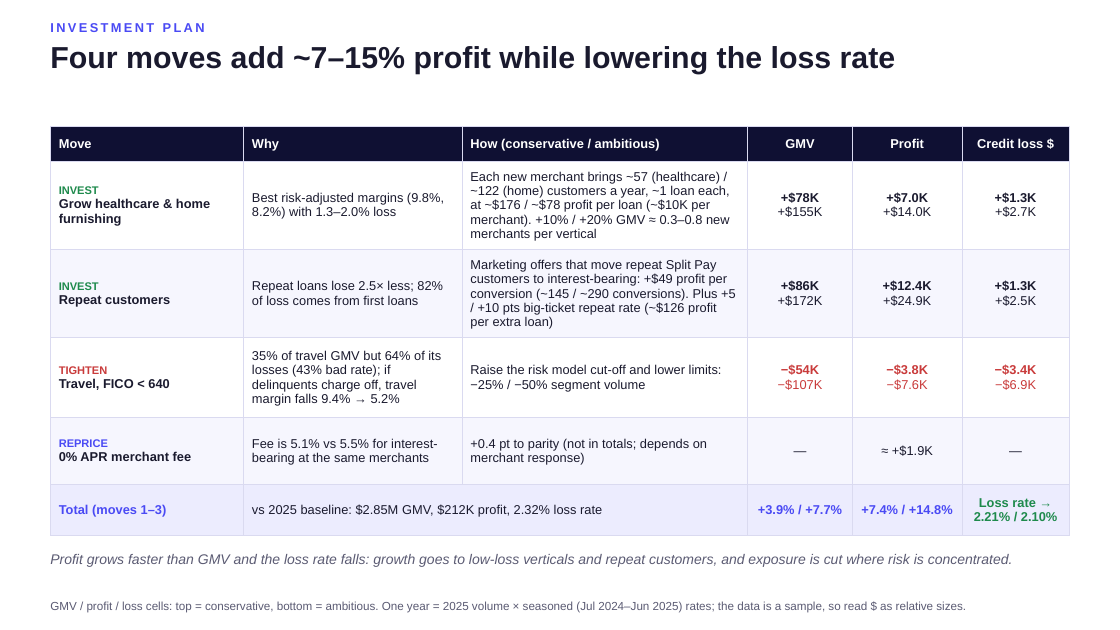
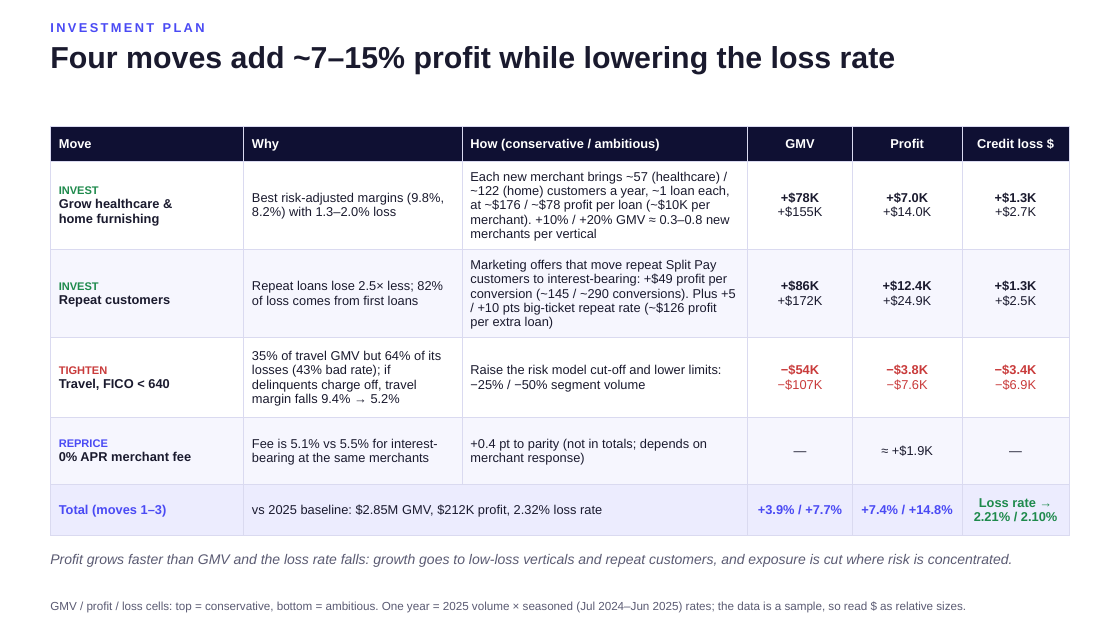
Before and after one commit to BrittanyZ919/Affirm-take-home-assignment, a slide deck: slide 6 of deck/portfolio_recommendation.pptx. Drawn at 1120x630 pixels with LibreOffice and Linux fonts; fonts in the diff are those of the drawing. Boxes give left, top, right and bottom in pixels: in the first picture for what was removed or moved away, otherwise in the second. Text is boxed around its words. In the diff, an @@ line names an element or a change of style, - is before the commit and + after.

```diff
--- a/deck/portfolio_recommendation.pptx
+++ b/deck/portfolio_recommendation.pptx
@@ table at (50, 126, 1070, 535) @@
-row 2, column 1: INVEST / Grow healthcare & home furnishing
+row 2, column 1: INVEST / Grow healthcare & / home furnishing
```
Also in this commit, not shown: 5 other slides changed.
